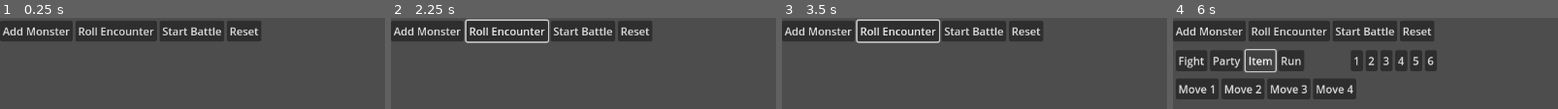
Above: before the commit, frames 1-4 (left to right).
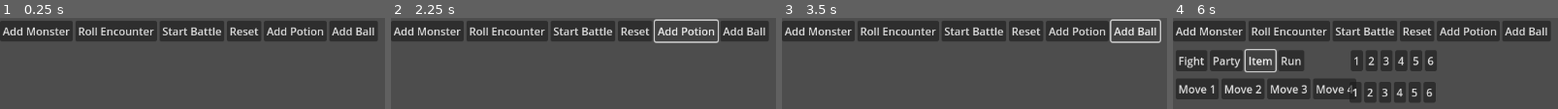
Above: after the commit, the same moments.

Repository: jevonsp/MonsterTamerRPG
Game: Godot game, scene res://scenes/test/testing.tscn
The game is run twice, just before and just after one commit, with the same random seed, the same clock (stepped at 60 frames per second) and the same inputs.
Inputs (mouse positions are in pixels of both pictures, inside the frame that each line leads up to):
- Up to frame 1 (0.25 s): no input
- Up to frame 2 (2.25 s): click "Add Monster" at 0.5 s; click "Roll Encounter" at 1.25 s; click (687, 30) at 2 s, where only the run after the commit has a clickable "Add Potion"
- Up to frame 3 (3.5 s): click (1136, 30) at 2.75 s, where only the run after the commit has a clickable "Add Ball"
- Up to frame 4 (6 s): click "Start Battle" at 3.5 s; click "Fight" at 4.25 s; click "Party" at 5 s; click "Item" at 5.75 s

The runs differ from the first frame. In frame 1, 5.8% of the frame differs, in the area x 68-98%, y 3-26%; in frame 2, 5.1%; in frame 3, 5.6%; in frame 4, 9.4%, in the area x 45-98%, y 3-93%.

Commit message:
Effect Targeting Refactor
Small change to the way I do effects will help with move granularity. Now items/moves dont just target, so do particular effects.

Diff:
--- a/classes/battle/ItemAction.gd
+++ b/classes/battle/ItemAction.gd
@@ -1 +1,22 @@
 class_name ItemAction extends BattleAction
+
+var item: Item
+
+func _init(actor_ref: Monster, target_refs: Array, item_data: Item):
+	item = item_data
+	priority = item.priority
+	super(actor_ref, target_refs, "ITEM", item_data)
+
+func execute() -> void:
+	for effect in item.effects:
+		var resolved_targets = BattleManager.resolve_targets(effect.target_type, actor)
+		print("ItemEffect:", effect, "Targets:", resolved_targets)
+
+		for t in resolved_targets:
+			if not t or t.is_fainted:
+				continue
+
+			effect.apply(actor, t, item)
+			print("ItemAction applying effect:", effect)
+			await EventBus.effect_ended
+			print("Effect ended, continuing turn")
--- a/classes/battle/MoveAction.gd
+++ b/classes/battle/MoveAction.gd
@@ -8,50 +8,12 @@
 	super(actor_ref, target_refs, "MOVE", move_data)
 
 func execute() -> void:
-	var resolved_targets: Array[Monster]
-	for t in targets:
-		if actor == BattleManager.player_actor:
-			if t == 0:
-				resolved_targets.append(BattleManager.enemy_actor)
-			if t == 1:
-				pass
-		elif actor == BattleManager.enemy_actor:
-			if t == 0:
-				resolved_targets.append(BattleManager.player_actor)
-			if t == 1:
-				pass
+	for effect in move.effects:
+		var resolved_targets = BattleManager.resolve_targets(effect.target_type, actor)
+		print("Effect:", effect, "Targets:", targets)
+		for t in resolved_targets:
+			if not t or t.is_fainted:
+				continue
 
-	for t in resolved_targets:
-		if t and t.hitpoints > 0:
-			for effects in data.effects:
-				_execute_effect(t, effects)
-				await EventBus.effect_ended
-
-func _execute_effect(target: Monster, effect: Effect):
-	match effect.type:
-		"DAMAGE":
-			EventBus.effect_started.emit("DAMAGE", actor, target, move.sprite)
-			var damage = calculate_damage(target, effect)
-			target.take_damage(damage)
-			print(actor.name, " dealt ", damage, " to ", target.name)
-			print("(actor): ", actor)
-			print("(target): ", target)
-			print("player_actor: ", BattleManager.player_actor)
-			print("enemy_actor: ", BattleManager.enemy_actor)
-			print("health now: ", target.hitpoints)
-			EventBus.effect_ended.emit()
-		"HEAL": pass
-
-func calculate_damage(t: Monster, e: Effect) -> int:
-	var a: int = 0
-	var d: int = 0
-	match move.damage_category:
-		"PHYSICAL":
-			a = actor.attack
-			d = t.defense
-		"SPECIAL":
-			a = actor.special_attack
-			d = t.special_defense
-	var MODIFIERS: float = 1.0
-	var damage = int((((((2 * actor.level) / 5.0) + 2) * e.base_power * a / float(d)) / 50.0) * MODIFIERS)
-	return damage
+			effect.apply(actor, t, move)
+			await EventBus.effect_ended
--- a/classes/battle/MoveEffect.gd
+++ /dev/null
@@ -1,4 +0,0 @@
-class_name Effect extends Resource
-
-@export_enum("DAMAGE", "HEAL", "STAT_MOD", "STATUS", "WEATHER", "RECOIL") var type: String = "DAMAGE"
-@export var base_power: int = 40
--- a/project.godot
+++ b/project.godot
@@ -21,6 +21,7 @@
 GameManager="*res://singletons/GameManager.gd"
 PartyManager="*res://singletons/PartyManager.gd"
 Settings="*res://singletons/Settings.gd"
+InventoryManager="*res://singletons/InventoryManager.gd"
 
 [display]
 
--- /dev/null
+++ b/resources/Item.gd
@@ -0,0 +1,10 @@
+class_name Item extends Resource
+
+@export var name: String = ""
+@export var sprite: Texture2D
+@export_range(-7, 7) var priority: int = 0
+
+@export var chooses_targets: bool = false
+
+@export_subgroup("Effects")
+@export var effects: Array[ItemEffect] = []
--- /dev/null
+++ b/resources/ItemEffect.gd
@@ -0,0 +1,7 @@
+class_name ItemEffect extends Resource
+
+@export_subgroup("Target Type")
+@export_enum("ENEMY", "ALLY", "SELF", "ENEMIES", "ALLIES", "ALL") var target_type: String = "ALLY"
+
+func apply(_actor: Monster, _target: Monster, _item: Item) -> void:
+	pass
--- a/resources/Monster.gd
+++ b/resources/Monster.gd
@@ -3,6 +3,7 @@
 var species: MonsterData
 
 var name: String = ""
+var capture_rate: int = 0
 var level: int = 1
 var experience: int = 0
 
@@ -20,6 +21,7 @@
 
 func setup_monster(md: MonsterData, lvl: int) -> void:
 	species = md
+	capture_rate = species.capture_rate
 	level = lvl
 	name = species.name
 	experience = experience_to_level(level)
@@ -27,6 +29,7 @@
 	set_stats()
 	set_moves()
 	print("monster created: ", name)
+	print("capture rate: ", capture_rate)
 	print("monster level: ", level)
 	print("monster experience: ", experience)
 	print("hitpoints: ", hitpoints)
@@ -75,3 +78,6 @@
 	hitpoints += amount
 	if hitpoints >= max_hitpoints:
 		hitpoints = max_hitpoints
+
+func attempt_capture(value: int):
+	print("capture attempt started")
--- a/resources/MonsterData.gd
+++ b/resources/MonsterData.gd
@@ -2,6 +2,7 @@
 
 @export var name: String = ""
 @export var sprite: Texture2D
+@export_range(0, 255) var capture_rate = 200
 @export_subgroup("Base Stats")
 @export var base_hitpoints: int = 50
 @export var base_speed: int = 50
--- a/resources/Move.gd
+++ b/resources/Move.gd
@@ -12,4 +12,4 @@
 @export_enum("PHYSICAL", "SPECIAL") var damage_category: String = "PHYSICAL"
 
 @export_subgroup("Effects")
-@export var effects: Array[Effect] = []
+@export var effects: Array[MoveEffect] = []
--- /dev/null
+++ b/resources/MoveEffect.gd
@@ -0,0 +1,7 @@
+class_name MoveEffect extends Resource
+
+@export_subgroup("Target Type")
+@export_enum("ENEMY", "ALLY", "SELF", "ENEMIES", "ALLIES", "ALL") var target_type: String = "ENEMY"
+
+func apply(_actor: Monster, _target: Monster, _move: Move) -> void:
+	pass
--- /dev/null
+++ b/resources/item_effects/CaptureEffect.gd
@@ -0,0 +1,28 @@
+class_name CaptureEffect extends ItemEffect
+
+@export var capture_bonus: float = 1.0
+
+func apply(actor: Monster, target: Monster, item: Item) -> void:
+	match item.target_type:
+		"ENEMY":
+			EventBus.effect_started.emit("CAPTURE", actor, target, item.sprite)
+			var chance = capture_chance(target)
+			print(actor.name, " attempted to capture ", target.name, " with ", item.name)
+			target.attempt_capture(chance)
+			print("Capture chance:", chance)
+	print("(actor): ", actor)
+	print("(target): ", target)
+	print("player_actor: ", BattleManager.player_actor)
+	print("enemy_actor: ", BattleManager.enemy_actor)
+	print("health now: ", target.hitpoints)
+
+func capture_chance(target: Monster) -> int:
+	var max_hp = target.max_hitpoints
+	var current_hp = target.hitpoints
+	var monster_rate = target.capture_rate
+	var status_bonus: float = 1.0
+
+	var hp_value = ((3 * max_hp - 2 * current_hp) / (3.0 * max_hp))
+	var capture_value = int(hp_value * 4096 * monster_rate * capture_bonus * status_bonus)
+
+	return capture_value
--- /dev/null
+++ b/resources/item_effects/ItemHealEffect.gd
@@ -0,0 +1,35 @@
+class_name ItemHealEffect extends ItemEffect
+
+@export var heal_amount: int = 20
+@export var revives: bool = false
+
+func apply(actor: Monster, target: Monster, item: Item) -> void:
+	match item.target_type:
+		"SELF":
+			_apply_heal(actor, target, item.name, item.sprite)
+		"ALLY":
+			_apply_heal(actor, target, item.name, item.sprite)
+		"ENEMY":
+			print(item.name, " has no healing effect on enemy target.")
+		"ENEMIES":
+			print(item.name, " has no healing effect on enemy targets.")
+		"ALLIES":
+			_apply_heal(actor, target, item.name, item.sprite)
+		"ALL":
+			print(item.name, " has no healing effect on all targets (if any are enemies).")
+		_:
+			print("Unhandled target_type in ItemHealEffect:", item.target_type)
+
+func _apply_heal(actor: Monster, target: Monster, name: String, sprite: Texture2D) -> void:
+	EventBus.effect_started.emit("HEAL", actor, target, sprite)
+	if revives and target.is_fainted:
+		target.revive()
+		print(target.name, " was revived by ", name)
+	elif not target.is_fainted:
+		target.heal(heal_amount)
+		print(actor.name, " used ", name, " to heal ", target.name, " for ", heal_amount, " HP")
+	print("(actor): ", actor)
+	print("(target): ", target)
+	print("player_actor: ", BattleManager.player_actor)
+	print("enemy_actor: ", BattleManager.enemy_actor)
+	print("health now: ", target.hitpoints)
--- /dev/null
+++ b/resources/items/Ball.tres
@@ -0,0 +1,16 @@
+[gd_resource type="Resource" script_class="Item" load_steps=5 format=3 uid="uid://pep8g7geka17"]
+
+[ext_resource type="Script" uid="uid://dof0vgm6x7x4n" path="res://resources/ItemEffect.gd" id="1_ux7sh"]
+[ext_resource type="Script" uid="uid://bqhkoh0houbkt" path="res://resources/item_effects/CaptureEffect.gd" id="2_nmxy3"]
+[ext_resource type="Script" uid="uid://br2gl0bftv06o" path="res://resources/Item.gd" id="2_pqng8"]
+
+[sub_resource type="Resource" id="Resource_y18na"]
+script = ExtResource("2_nmxy3")
+target_type = "ENEMY"
+metadata/_custom_type_script = "uid://bqhkoh0houbkt"
+
+[resource]
+script = ExtResource("2_pqng8")
+name = "Ball"
+effects = Array[ExtResource("1_ux7sh")]([SubResource("Resource_y18na")])
+metadata/_custom_type_script = "uid://br2gl0bftv06o"
--- /dev/null
+++ b/resources/items/Potion.tres
@@ -0,0 +1,15 @@
+[gd_resource type="Resource" script_class="Item" load_steps=5 format=3 uid="uid://dtmg71j7e8iq8"]
+
+[ext_resource type="Script" uid="uid://dof0vgm6x7x4n" path="res://resources/ItemEffect.gd" id="1_kjwe1"]
+[ext_resource type="Script" uid="uid://br2gl0bftv06o" path="res://resources/Item.gd" id="2_2iv8v"]
+[ext_resource type="Script" uid="uid://ci723n084uql4" path="res://resources/item_effects/ItemHealEffect.gd" id="2_sg47c"]
+
+[sub_resource type="Resource" id="Resource_yfwdx"]
+script = ExtResource("2_sg47c")
+metadata/_custom_type_script = "uid://ci723n084uql4"
+
+[resource]
+script = ExtResource("2_2iv8v")
+name = "Potion"
+effects = Array[ExtResource("1_kjwe1")]([SubResource("Resource_yfwdx")])
+metadata/_custom_type_script = "uid://br2gl0bftv06o"
--- /dev/null
+++ b/resources/move_effects/DamageEffect.gd
@@ -0,0 +1,30 @@
+class_name DamageEffect extends MoveEffect
+
+@export var base_power: int = 40
+
+func apply(actor: Monster, target: Monster, move: Move) -> void:
+	match move.target_type:
+		"ENEMY":
+			EventBus.effect_started.emit("DAMAGE", actor, target, move.sprite)
+			var damage = calculate_damage(actor, target, move)
+			target.take_damage(damage)
+			print(actor.name, " dealt ", damage, " to ", target.name)
+	print("(actor): ", actor)
+	print("(target): ", target)
+	print("player_actor: ", BattleManager.player_actor)
+	print("enemy_actor: ", BattleManager.enemy_actor)
+	print("health now: ", target.hitpoints)
+
+func calculate_damage(actor: Monster, target: Monster, move: Move) -> int:
+	var a: int = 0
+	var d: int = 0
+	match move.damage_category:
+		"PHYSICAL":
+			a = actor.attack
+			d = target.defense
+		"SPECIAL":
+			a = actor.special_attack
+			d = target.special_defense
+	var MODIFIERS: float = 1.0
+	var damage = int((((((2 * actor.level) / 5.0) + 2) * base_power * a / float(d)) / 50.0) * MODIFIERS)
+	return damage
--- /dev/null
+++ b/resources/move_effects/MoveHealEffect.gd
@@ -0,0 +1,35 @@
+class_name MoveHealEffect extends MoveEffect
+
+@export var heal_amount: int = 20
+@export var revives: bool = false
+
+func apply(actor: Monster, target: Monster, move: Move) -> void:
+	match move.target_type:
+		"SELF":
+			_apply_heal(actor, target, move.name, move.sprite)
+		"ALLY":
+			_apply_heal(actor, target, move.name, move.sprite)
+		"ENEMY":
+			print(move.name, " has no healing effect on enemy target.")
+		"ENEMIES":
+			print(move.name, " has no healing effect on enemy targets.")
+		"ALLIES":
+			_apply_heal(actor, target, move.name, move.sprite)
+		"ALL":
+			print(move.name, " has no healing effect on all targets (if any are enemies).")
+		_:
+			print("Unhandled target_type in MoveHealEffect:", move.target_type)
+
+func _apply_heal(actor: Monster, target: Monster, name: String, sprite: Texture2D) -> void:
+	EventBus.effect_started.emit("HEAL", actor, target, sprite)
+	if revives and target.is_fainted:
+		target.revive()
+		print(target.name, " was revived by ", name)
+	elif not target.is_fainted:
+		target.heal(heal_amount)
+		print(actor.name, " healed ", target.name, " for ", heal_amount, " HP")
+	print("(actor): ", actor)
+	print("(target): ", target)
+	print("player_actor: ", BattleManager.player_actor)
+	print("enemy_actor: ", BattleManager.enemy_actor)
+	print("health now: ", target.hitpoints)
--- a/resources/moves/slap.tres
+++ b/resources/moves/slap.tres
@@ -1,15 +1,15 @@
-[gd_resource type="Resource" script_class="Move" load_steps=4 format=3 uid="uid://yba5nj2cbh3b"]
+[gd_resource type="Resource" script_class="Move" load_steps=5 format=3 uid="uid://yba5nj2cbh3b"]
 
 [ext_resource type="Script" uid="uid://coff2nnisn6g2" path="res://resources/Move.gd" id="1_0i4dy"]
-[ext_resource type="Script" uid="uid://dtjkewd51xovn" path="res://classes/battle/MoveEffect.gd" id="1_vbl3h"]
+[ext_resource type="Script" uid="uid://dtjkewd51xovn" path="res://resources/MoveEffect.gd" id="1_p2iad"]
+[ext_resource type="Script" uid="uid://c7mskybfegrie" path="res://resources/move_effects/DamageEffect.gd" id="2_kpfrt"]
 
-[sub_resource type="Resource" id="Resource_vbl3h"]
-script = ExtResource("1_vbl3h")
-base_power = 100
-metadata/_custom_type_script = "uid://dtjkewd51xovn"
+[sub_resource type="Resource" id="Resource_uhyh3"]
+script = ExtResource("2_kpfrt")
+metadata/_custom_type_script = "uid://c7mskybfegrie"
 
 [resource]
 script = ExtResource("1_0i4dy")
 name = "Slap"
-effects = Array[ExtResource("1_vbl3h")]([SubResource("Resource_vbl3h")])
+effects = Array[ExtResource("1_p2iad")]([SubResource("Resource_uhyh3")])
 metadata/_custom_type_script = "uid://coff2nnisn6g2"
--- a/scenes/battle/battle.gd
+++ b/scenes/battle/battle.gd
@@ -38,7 +38,7 @@
 
 func _on_move_selected(move: Move):
 	%Moves.visible = false
-	var action = MoveAction.new(BattleManager.player_actor, [0], move)
+	var action = MoveAction.new(BattleManager.player_actor, [1], move)
 	BattleManager.on_action_selected(action)
 
 func _on_fight_pressed() -> void:
@@ -48,7 +48,7 @@
 	PartyManager.show_party()
 
 func _on_item_pressed() -> void:
-	pass # Replace with function body.
+	InventoryManager.show_inventory()
 
 func _on_run_pressed() -> void:
 	var action = RunAction.new(BattleManager.player_actor, [BattleManager.enemy_actor])
--- a/scenes/battle/battle.tscn
+++ b/scenes/battle/battle.tscn
@@ -16,18 +16,22 @@
 
 [node name="Button1" type="Button" parent="Main"]
 layout_mode = 2
+size_flags_vertical = 4
 text = "Fight"
 
 [node name="Button2" type="Button" parent="Main"]
 layout_mode = 2
+size_flags_vertical = 4
 text = "Party"
 
 [node name="Button3" type="Button" parent="Main"]
 layout_mode = 2
+size_flags_vertical = 4
 text = "Item"
 
 [node name="Button4" type="Button" parent="Main"]
 layout_mode = 2
+size_flags_vertical = 4
 text = "Run"
 
 [node name="Moves" type="HBoxContainer" parent="."]
@@ -75,10 +79,12 @@
 
 [node name="Button1" type="Button" parent="Targets"]
 layout_mode = 2
+size_flags_vertical = 4
 text = "Self"
 
 [node name="Button2" type="Button" parent="Targets"]
 layout_mode = 2
+size_flags_vertical = 4
 text = "Enemy"
 
 [connection signal="pressed" from="Main/Button1" to="." method="_on_fight_pressed"]
--- /dev/null
+++ b/scenes/battle/battle_inventory/battle_inventory.gd
@@ -0,0 +1,10 @@
+extends CanvasLayer
+
+func _on_button_1_pressed() -> void:
+	use_item(0)
+
+func use_item(slot_index: int):
+	close()
+
+func close():
+	queue_free()
--- /dev/null
+++ b/scenes/battle/battle_inventory/battle_inventory.tscn
@@ -0,0 +1,46 @@
+[gd_scene load_steps=2 format=3 uid="uid://iwg3s1kcsmud"]
+
+[ext_resource type="Script" uid="uid://dnlbk7nekqm85" path="res://scenes/battle/battle_inventory/battle_inventory.gd" id="1_roxny"]
+
+[node name="battle_inventory" type="CanvasLayer"]
+script = ExtResource("1_roxny")
+
+[node name="Inventory" type="HBoxContainer" parent="."]
+unique_name_in_owner = true
+offset_left = 262.0
+offset_top = 91.0
+offset_right = 364.0
+offset_bottom = 131.0
+
+[node name="Button1" type="Button" parent="Inventory"]
+layout_mode = 2
+size_flags_vertical = 4
+text = "1"
+
+[node name="Button2" type="Button" parent="Inventory"]
+layout_mode = 2
+size_flags_vertical = 4
+text = "2"
+
+[node name="Button3" type="Button" parent="Inventory"]
+layout_mode = 2
+size_flags_vertical = 4
+text = "3"
+
+[node name="Button4" type="Button" parent="Inventory"]
+layout_mode = 2
+size_flags_vertical = 4
+text = "4"
+
+[node name="Button5" type="Button" parent="Inventory"]
+layout_mode = 2
+size_flags_vertical = 4
+text = "5"
+
+[node name="Button6" type="Button" parent="Inventory"]
+layout_mode = 2
+size_flags_vertical = 4
+text = "6
+"
+
+[connection signal="pressed" from="Inventory/Button1" to="." method="_on_button_1_pressed"]
--- a/scenes/test/testing.gd
+++ b/scenes/test/testing.gd
@@ -3,6 +3,8 @@
 var pistol_shrimp = preload("res://resources/monsters/Pistol_Shrimp.tres")
 var fox_mcleaf = preload("res://resources/monsters/Fox_McLeaf.tres")
 var pyro_badger = preload("res://resources/monsters/Pyro_Badger.tres")
+var potion = preload("res://resources/items/Potion.tres")
+var ball = preload("res://resources/items/Ball.tres")
 
 func _ready() -> void:
 	pass
@@ -19,3 +21,11 @@
 func _on_button_4_pressed() -> void:
 	BattleManager.end_battle()
 	print("Battle hard reset!")
+
+func _on_button_5_pressed() -> void:
+	InventoryManager.add_items(potion, 1)
+	print("Added Potion to Inventory")
+
+func _on_button_6_pressed() -> void:
+	InventoryManager.add_items(ball, 1)
+	print("Added Ball to Inventory")
--- a/scenes/test/testing.tscn
+++ b/scenes/test/testing.tscn
@@ -14,32 +14,47 @@
 [node name="Button1" type="Button" parent="HBoxContainer"]
 custom_minimum_size = Vector2(25, 25)
 layout_mode = 2
-size_flags_horizontal = 6
+size_flags_horizontal = 2
 size_flags_vertical = 4
 text = "Add Monster"
 
 [node name="Button2" type="Button" parent="HBoxContainer"]
 custom_minimum_size = Vector2(25, 25)
 layout_mode = 2
-size_flags_horizontal = 6
+size_flags_horizontal = 2
 size_flags_vertical = 4
 text = "Roll Encounter"
 
 [node name="Button3" type="Button" parent="HBoxContainer"]
 custom_minimum_size = Vector2(25, 25)
 layout_mode = 2
-size_flags_horizontal = 6
+size_flags_horizontal = 2
 size_flags_vertical = 4
 text = "Start Battle"
 
 [node name="Button4" type="Button" parent="HBoxContainer"]
 custom_minimum_size = Vector2(25, 25)
 layout_mode = 2
+size_flags_horizontal = 2
+size_flags_vertical = 4
+text = "Reset"
+
+[node name="Button5" type="Button" parent="HBoxContainer"]
+layout_mode = 2
+size_flags_horizontal = 2
+size_flags_vertical = 4
+text = "Add Potion"
+
+[node name="Button6" type="Button" parent="HBoxContainer"]
+layout_mode = 2
 size_flags_horizontal = 6
 size_flags_vertical = 4
-text = "Reset"
+text = "Add Ball
+"
 
 [connection signal="pressed" from="HBoxContainer/Button1" to="." method="_on_button_1_pressed"]
 [connection signal="pressed" from="HBoxContainer/Button2" to="." method="_on_button_2_pressed"]
 [connection signal="pressed" from="HBoxContainer/Button3" to="." method="_on_button_3_pressed"]
 [connection signal="pressed" from="HBoxContainer/Button4" to="." method="_on_button_4_pressed"]
+[connection signal="pressed" from="HBoxContainer/Button5" to="." method="_on_button_5_pressed"]
+[connection signal="pressed" from="HBoxContainer/Button6" to="." method="_on_button_6_pressed"]
--- a/singletons/BattleManager.gd
+++ b/singletons/BattleManager.gd
@@ -4,8 +4,12 @@
 var battle_party_scene = preload("res://scenes/battle/battle_party/battle_party.tscn")
 
 var enemy_party: Array[Monster] = []
-var player_actor: Monster
-var enemy_actor: Monster
+
+var player_actor: Monster # 0
+var enemy_actor: Monster # 1
+
+var player_actor2: Monster # 2
+var enemy_actor2: Monster # 3
 
 var single_battle: bool = true
 
@@ -52,9 +56,57 @@
 func get_enemy_action(monster: Monster):
 	var index = randi_range(0, monster.moves.size() - 1)
 	var enemy_move = monster.moves[index]
-	var enemy_action = MoveAction.new(monster, [0], enemy_move)
+	var enemy_target_index: int = -1
+	if single_battle:
+		enemy_target_index = 0
+	elif not single_battle:
+		enemy_target_index = [0, 2].pick_random()
+	var enemy_action = MoveAction.new(monster, [enemy_target_index], enemy_move)
 	turn_actions.append(enemy_action)
 	print("got enemy action")
+
+func resolve_targets(target_type: String, actor: Monster) -> Array[Monster]:
+	var result: Array[Monster] = []
+	match target_type:
+		"ENEMY": result.append(get_opposing_actor(actor))
+		"ALLY": result.append(get_ally_actor(actor))
+		"SELF": result.append(actor)
+		"ENEMIES": result.append(get_opposing_party(actor))
+		"ALLIES": result.append(get_ally_party(actor))
+		"ALL": result += get_ally_party(actor) + get_opposing_party(actor)
+	return result
+
+func get_opposing_actor(actor: Monster) -> Monster:
+	var opponents = []
+	if actor in [player_actor, player_actor2]:
+		opponents = [enemy_actor, enemy_actor2]
+	elif actor in [enemy_actor, enemy_actor2]:
+		opponents = [player_actor, player_actor2]
+	return opponents[0] if single_battle else opponents.pick_random()
+
+func get_ally_actor(actor: Monster) -> Monster:
+	var allies = []
+	if actor in [player_actor, player_actor2]:
+		allies = [player_actor, player_actor2]
+	elif actor in [enemy_actor, enemy_actor2]:
+		allies = [enemy_actor, enemy_actor2]
+	return allies[0] if single_battle else allies.pick_random()
+
+func get_opposing_party(actor: Monster) -> Array[Monster]:
+	var opponents = []
+	if actor in [player_actor, player_actor2]:
+		opponents = [enemy_actor, enemy_actor2]
+	elif actor in [enemy_actor, enemy_actor2]:
+		opponents = [player_actor, player_actor2]
+	return opponents
+
+func get_ally_party(actor: Monster) -> Array[Monster]:
+	var allies = []
+	if actor in [player_actor, player_actor2]:
+		allies = [player_actor, player_actor2]
+	elif actor in [enemy_actor, enemy_actor2]:
+		allies = [enemy_actor, enemy_actor2]
+	return allies
 
 func execute_turn():
 	processing_turn = true
--- /dev/null
+++ b/singletons/InventoryManager.gd
@@ -0,0 +1,13 @@
+extends Node
+
+var battle_invent_preload = preload("res://scenes/battle/battle_inventory/battle_inventory.tscn")
+
+var inventory: Dictionary[Item, int] = {}
+
+func add_items(item: Item, quantity: int = 1) -> void:
+	inventory[item] = inventory.get(item, 0) + quantity
+	print("Added %d x %s (now have %d total)" % [quantity, item.name, inventory[item]])
+
+func show_inventory():
+	var battle_inventory_scene = battle_invent_preload.instantiate()
+	add_child(battle_inventory_scene)
Not shown, added: resources/Item.gd.uid
Not shown, added: resources/ItemEffect.gd.uid
Renamed: classes/battle/MoveEffect.gd.uid -> resources/MoveEffect.gd.uid
Not shown, added: resources/item_effects/CaptureEffect.gd.uid
Not shown, added: resources/item_effects/ItemHealEffect.gd.uid
Not shown, added: resources/move_effects/DamageEffect.gd.uid
Not shown, added: resources/move_effects/MoveHealEffect.gd.uid
Not shown, added: scenes/battle/battle_inventory/battle_inventory.gd.uid
Not shown, added: singletons/InventoryManager.gd.uid
